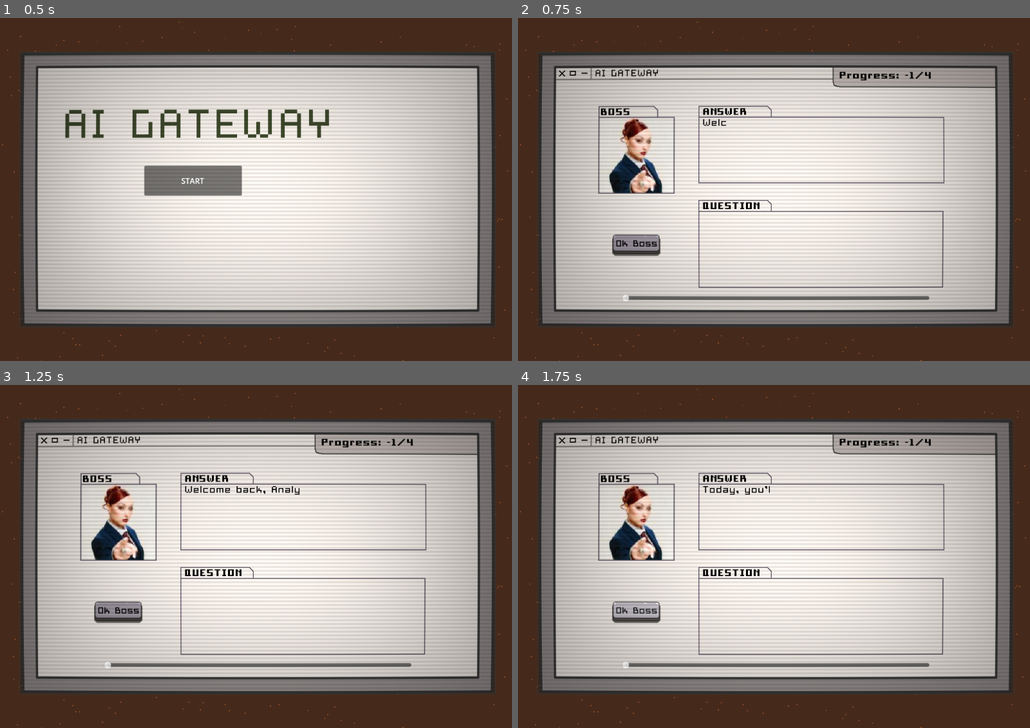
Above: before the commit, frames 1-4 (two rows, left to right).
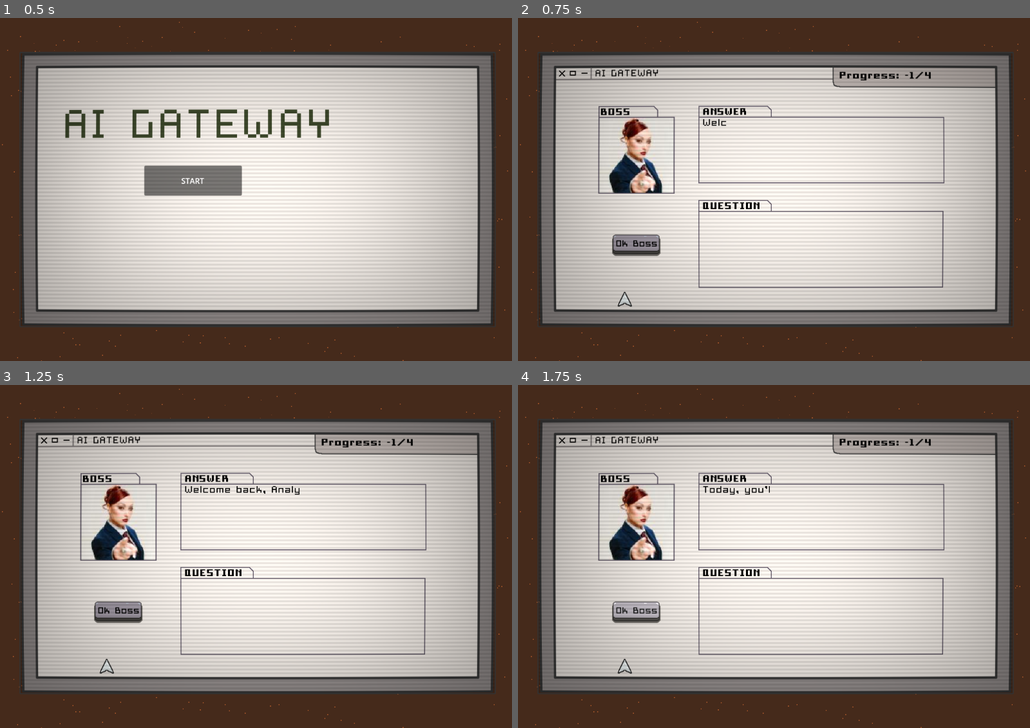
Above: after the commit, the same moments.

Repository: campiao/ai-ethics-sgame
Game: Godot game, scene res://scenes/main_menu.tscn
Two runs of this game, one before a commit and one after it. Both use one fixed random seed, a clock stepped at 60 frames per second and the inputs below.
Inputs (mouse positions are in pixels of both pictures, inside the frame that each line leads up to):
- Up to frame 1 (0.5 s): no input
- Up to frame 2 (0.75 s): click "START" at 0.5 s
- Up to frame 3 (1.25 s): no input
- Up to frame 4 (1.75 s): click (635, 611) at 1.25 s

Frame 1 is identical in both runs. In frame 2, 0.8% of the frame differs, in the area x 19-81%, y 79-85%; in frame 3, 0.8%; in frame 4, 0.8%.

Commit message:
docs: Added sprites for slider, not working tho

Diff:
--- /dev/null
+++ b/ai-ethics-serious-game/assets/sprites/slider/slider.tres
@@ -0,0 +1,18 @@
+[gd_resource type="Theme" load_steps=5 format=3 uid="uid://dvra0q48n37vm"]
+
+[ext_resource type="Texture2D" uid="uid://cvfgcfy5b3ee1" path="res://assets/sprites/slider/slider_grabber.png" id="1_y0vse"]
+[ext_resource type="Texture2D" uid="uid://c1bl57mpl8khb" path="res://assets/sprites/slider/slider_groove.png" id="2_np5cp"]
+
+[sub_resource type="StyleBoxTexture" id="StyleBoxTexture_np5cp"]
+texture = ExtResource("2_np5cp")
+
+[sub_resource type="StyleBoxTexture" id="StyleBoxTexture_y0vse"]
+texture = ExtResource("2_np5cp")
+
+[resource]
+HSlider/icons/grabber = ExtResource("1_y0vse")
+HSlider/icons/grabber_disabled = ExtResource("1_y0vse")
+HSlider/icons/grabber_highlight = ExtResource("1_y0vse")
+HSlider/icons/tick = ExtResource("2_np5cp")
+HSlider/styles/grabber_area = SubResource("StyleBoxTexture_np5cp")
+HSlider/styles/slider = SubResource("StyleBoxTexture_y0vse")
--- a/ai-ethics-serious-game/scenes/level_one.tscn
+++ b/ai-ethics-serious-game/scenes/level_one.tscn
@@ -12,6 +12,7 @@
 [ext_resource type="Texture2D" uid="uid://cfy3agnxwe5l7" path="res://assets/sprites/okboss_button/okboss_button.tres" id="9_4i3tx"]
 [ext_resource type="Texture2D" uid="uid://bejj2h5of3ogb" path="res://assets/sprites/okboss_button/okboss_btn.png" id="9_lgrt7"]
 [ext_resource type="Texture2D" uid="uid://cqte82qp8p7di" path="res://assets/sprites/robots/robot2/robot2.png" id="10_o5wbv"]
+[ext_resource type="Theme" uid="uid://dvra0q48n37vm" path="res://assets/sprites/slider/slider.tres" id="11_itxlw"]
 [ext_resource type="Texture2D" uid="uid://bvwqidwahupa1" path="res://assets/sprites/robots/robot3/robot3.png" id="11_s6ikc"]
 [ext_resource type="Texture2D" uid="uid://bwctnn03pxawh" path="res://assets/sprites/robots/robot4/robot4.png" id="12_036lt"]
 [ext_resource type="Texture2D" uid="uid://dlqctt8jucxih" path="res://assets/sprites/robots/robot1/robot.png" id="13_nlxio"]
@@ -523,10 +524,11 @@
 
 [node name="HSlider" type="HSlider" parent="UI"]
 layout_mode = 0
-offset_left = 216.0
-offset_top = 581.0
-offset_right = 864.0
-offset_bottom = 597.0
+offset_left = 206.0
+offset_top = 575.0
+offset_right = 878.0
+offset_bottom = 607.0
+theme = ExtResource("11_itxlw")
 
 [node name="Entities" type="Node2D" parent="."]
 visible = false
Binary file added: ai-ethics-serious-game/assets/sprites/slider/slider_grabber.png
Not shown, added: ai-ethics-serious-game/assets/sprites/slider/slider_grabber.png.import
Binary file added: ai-ethics-serious-game/assets/sprites/slider/slider_groove.png
Not shown, added: ai-ethics-serious-game/assets/sprites/slider/slider_groove.png.import
Not shown: 1 places in ai-ethics-serious-game/scenes/level_one.tscn that only renumber resources
Not shown, added: aseprite-sprites/btns/slider_grabber.aseprite
Not shown, added: aseprite-sprites/btns/slider_groove.aseprite
